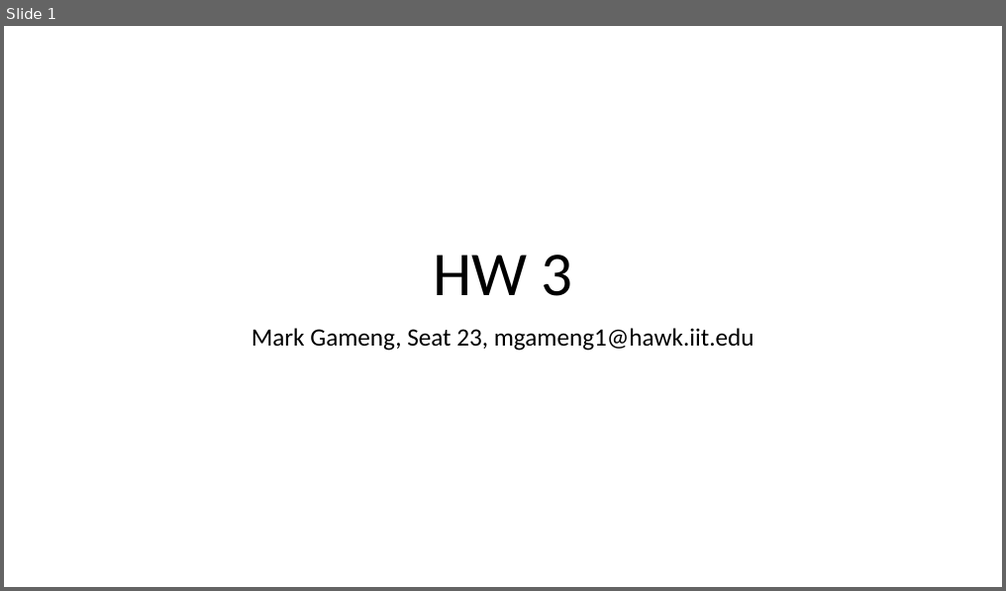
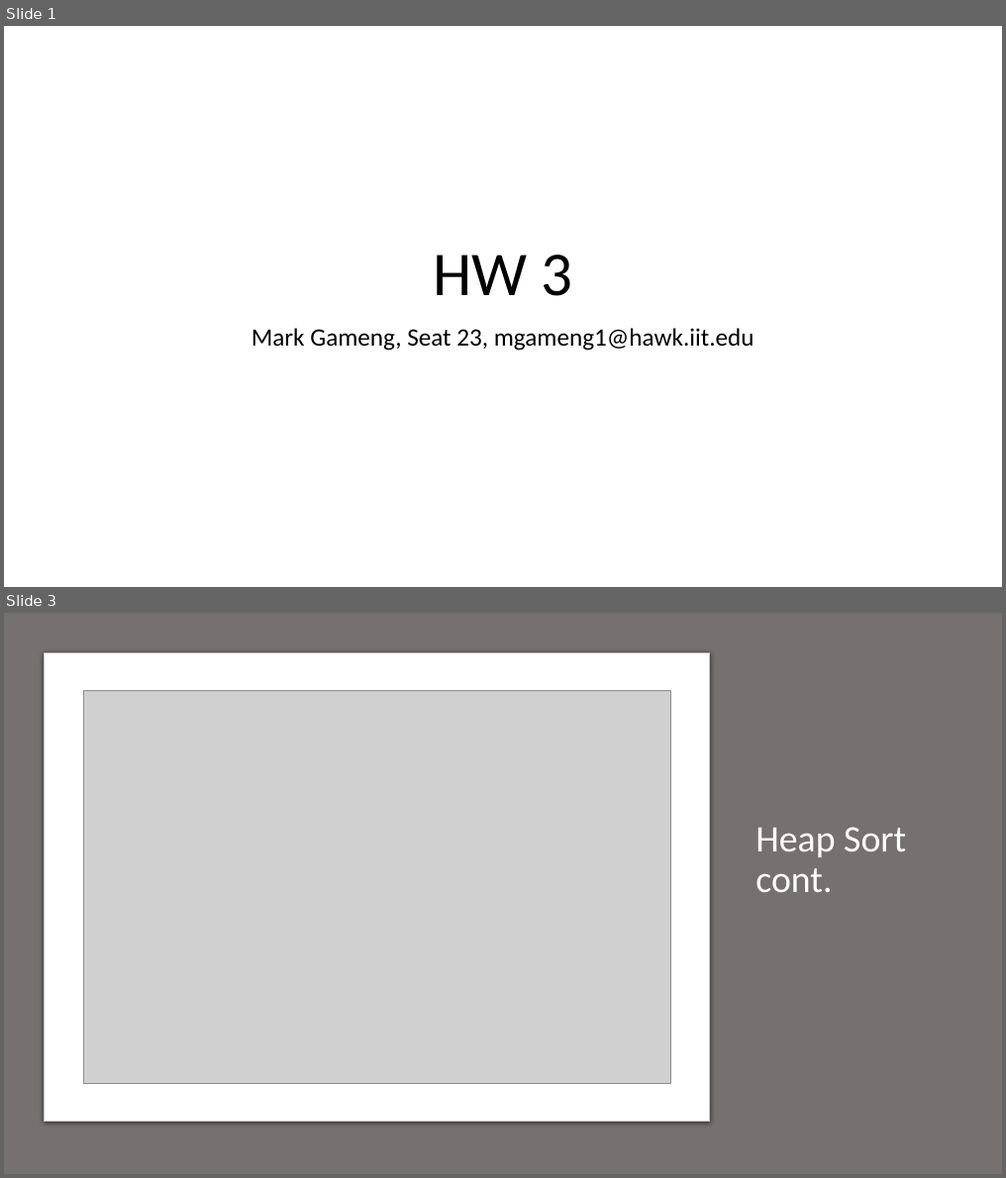
Before and after one commit to MarkGelo/CS-430, a slide deck: HW_3/HW3.pptx. Shown one above the other, each under a label of ours: slide 1 before the commit, slides 1 and 3 after it; the slides between them are not shown. The pictures are 1006x591 and 1006x1178 pixels, drawn with LibreOffice and Linux fonts; fonts in the diff are those of the drawing; grey boxes stand for pictures. Boxes give left, top, right and bottom in pixels: in the first picture for what was removed or moved away, otherwise in the second. Text is boxed around its words. In the diff, an @@ line names an element or a change of style, - is before the commit and + after.

```diff
--- a/HW_3/HW3.pptx
+++ b/HW_3/HW3.pptx
@@ slide 3 added at [4,613,1002,1174], background #E7E6E6 @@
@@ rectangle added at [4,613,1002,1174], fill #767171 @@
@@ rounded rectangle added at [45,653,710,1121], fill #FFFFFF, outline #C8CACA 0.75 pt @@
@@ picture added at [84,690,670,1084] @@
@@ title added at [755,827,906,892], 36 pt, text #FFFFFF @@
+Heap Sort cont.
```
Also in this commit, not shown: 5 other slides added, 3 other files.
